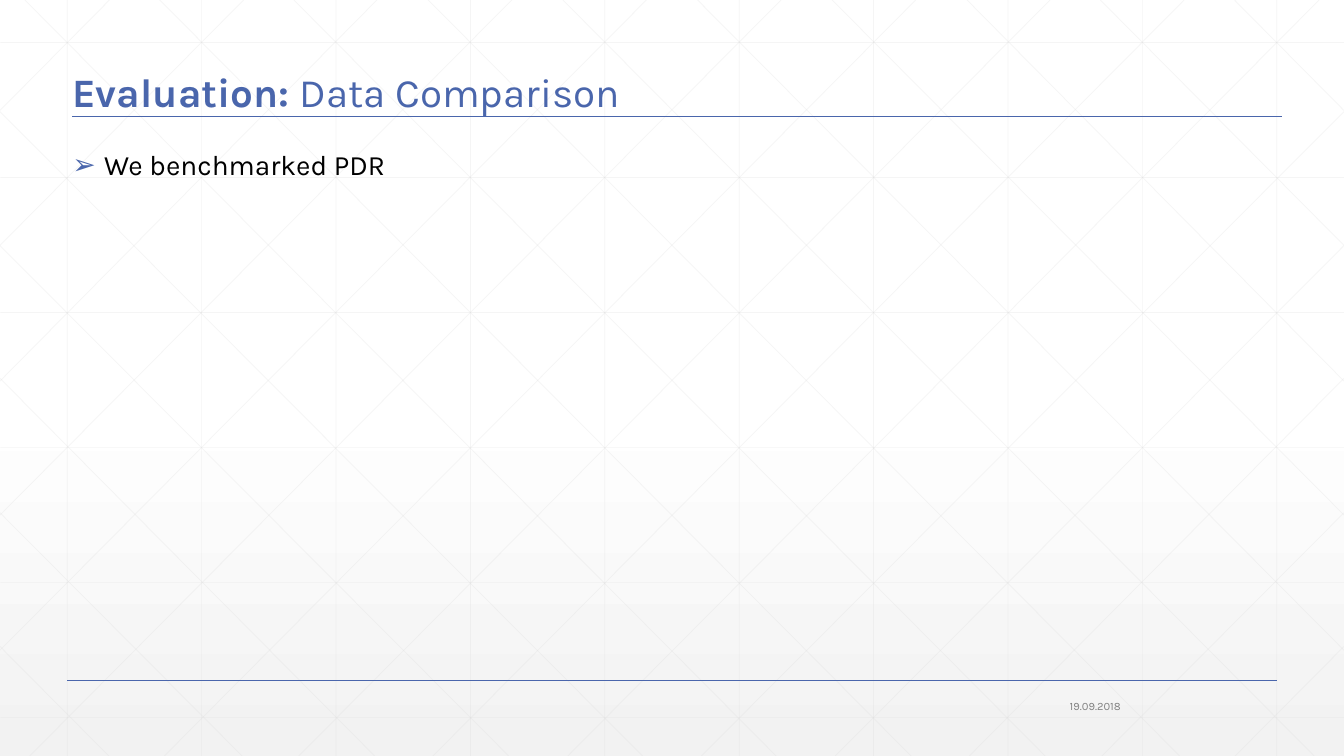
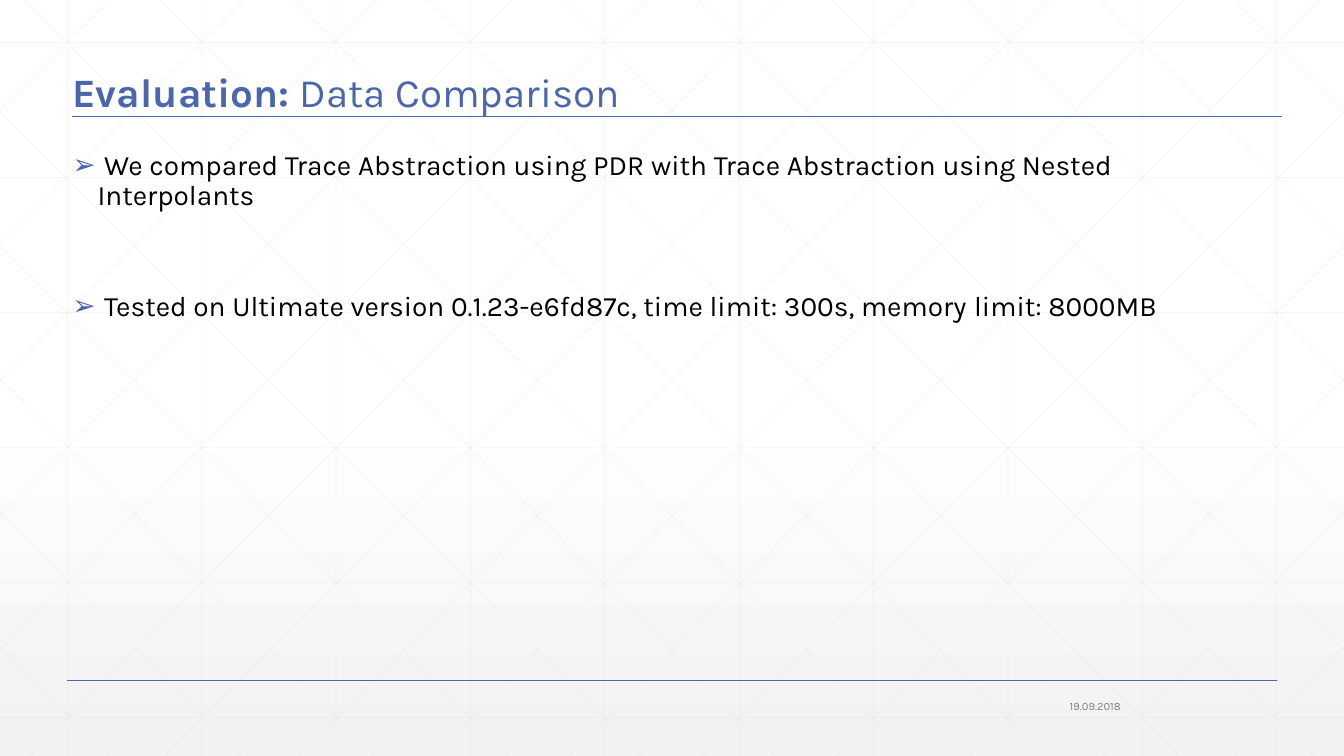
Before and after one commit to JonasWerner/BachelorThesis, a slide deck: slide 66 of Presentation/pdr_presentation_v2.pptx. Drawn at 1344x756 pixels with LibreOffice and Linux fonts; fonts in the diff are those of the drawing. Boxes give left, top, right and bottom in pixels: in the first picture for what was removed or moved away, otherwise in the second. Text is boxed around its words. In the diff, an @@ line names an element or a change of style, - is before the commit and + after.

Commit message:
Added Evaluation Introduction, Evaluation Data

```diff
--- a/Presentation/pdr_presentation_v2.pptx
+++ b/Presentation/pdr_presentation_v2.pptx
@@ text at (98, 155, 1156, 323): text changed @@
-➢ We benchmarked PDR
+➢ We compared Trace Abstraction using PDR with Trace Abstraction using Nested Interpolants
+➢ Tested on Ultimate version 0.1.23-e6fd87c, time limit: 300s, memory limit: 8000MB
```
Also in this commit, not shown: 2 other slides changed, 2 slides added, 1 other file.
